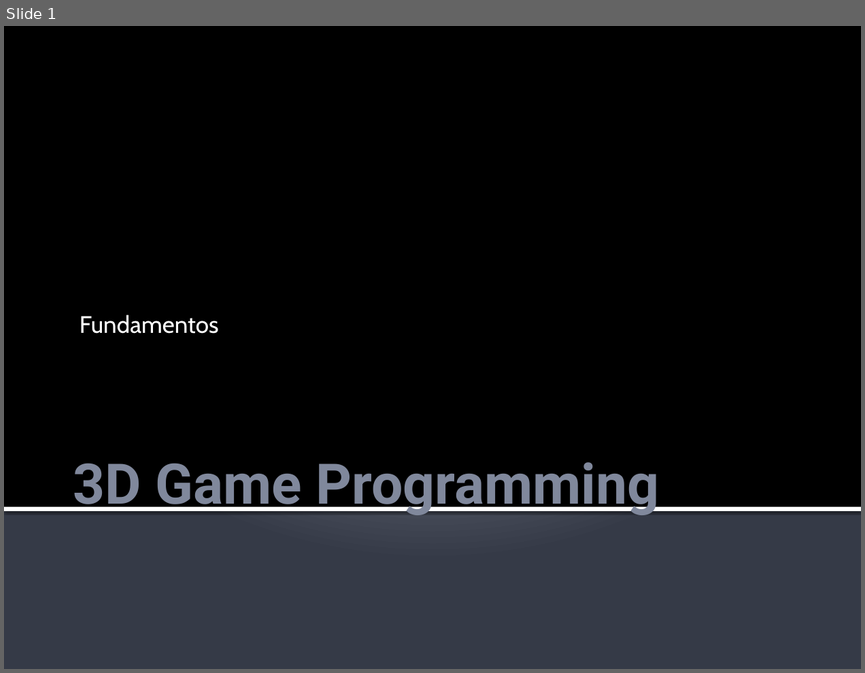
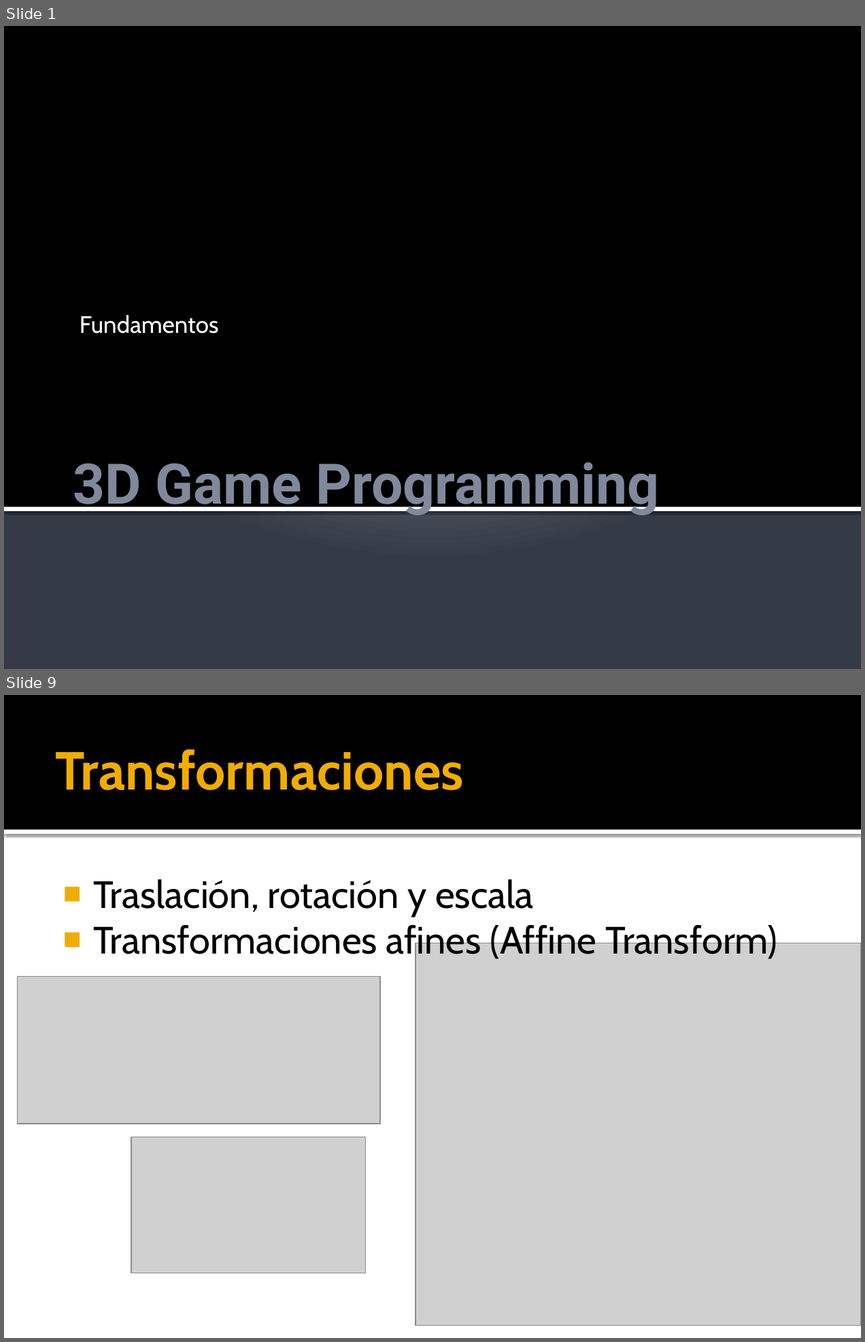
Before and after one commit to kringol/java3dengine, a slide deck: teoria/j3dEngine_chapter2.pptx. Shown one above the other, each under a label of ours: slide 1 before the commit, slides 1 and 9 after it; the slides between them are not shown. The pictures are 865x673 and 865x1342 pixels, drawn with LibreOffice and Linux fonts; fonts in the diff are those of the drawing; grey boxes stand for pictures. Boxes give left, top, right and bottom in pixels: in the first picture for what was removed or moved away, otherwise in the second. Text is boxed around its words. In the diff, an @@ line names an element or a change of style, - is before the commit and + after.

```diff
--- a/teoria/j3dEngine_chapter2.pptx
+++ b/teoria/j3dEngine_chapter2.pptx
@@ slide 9 added at [4, 695, 861, 1338], background #FFFFFF @@
@@ rectangle added at [4, 695, 861, 830], fill #000000 @@
@@ title added at [56, 749, 464, 790], 45 pt, text #F0AD00, bold @@
+Transformaciones
@@ rectangle added at [4, 830, 861, 834], fill #FFFFFF @@
@@ text added at [93, 879, 777, 962], 32 pt, text #000000 @@
+■ Traslación, rotación y escala
+■ Transformaciones afines (Affine Transform)
@@ picture added at [415, 943, 861, 1325] @@
@@ picture added at [18, 976, 380, 1123] @@
@@ picture added at [130, 1137, 364, 1273] @@
```
Also in this commit, not shown: 1 slide changed, 15 other slides added.
